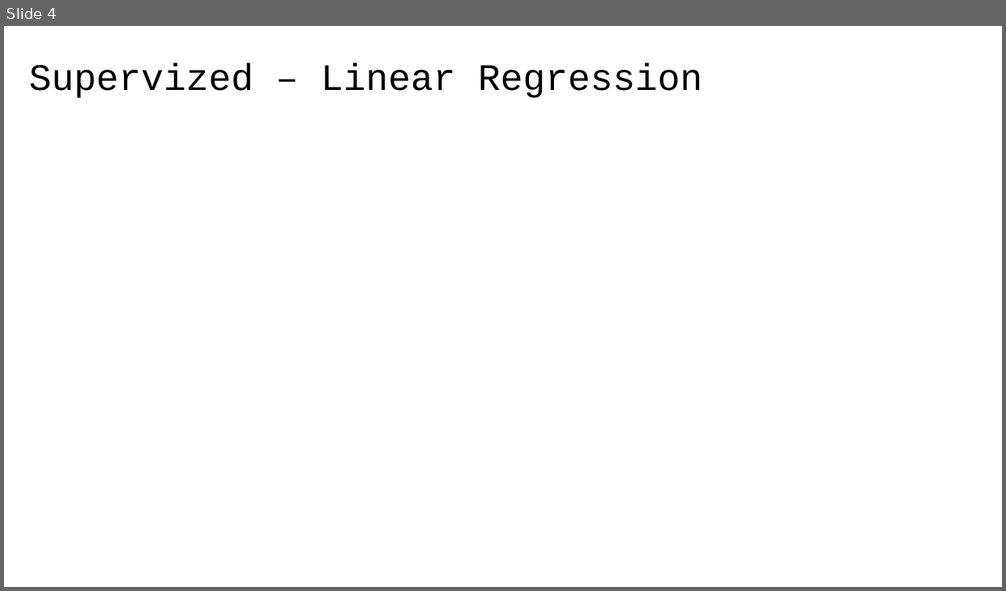
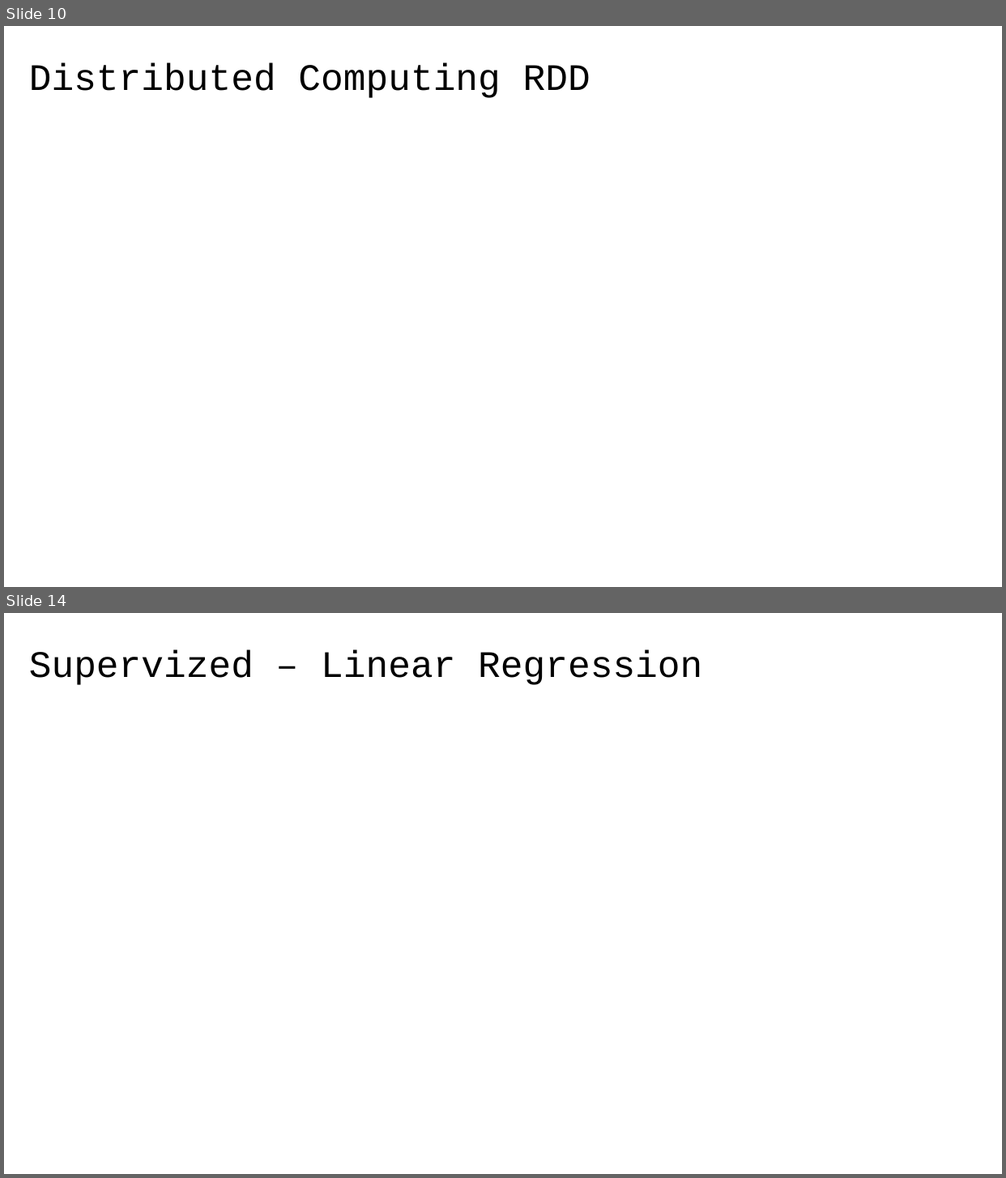
Before and after one commit to 40tude/02_Data-Science_Fullstack_march_2024, a slide deck: 12_assets/course_review_fullstack.pptx. Shown one above the other, each under a label of ours: slide 4 before the commit, slides 10 and 14 after it; the slides between them are not shown. The pictures are 1006x591 and 1006x1178 pixels, drawn with LibreOffice and Linux fonts; fonts in the diff are those of the drawing; grey boxes stand for pictures. Boxes give left, top, right and bottom in pixels: in the first picture for what was removed or moved away, otherwise in the second. Text is boxed around its words. In the diff, an @@ line names an element or a change of style, - is before the commit and + after.

```diff
--- a/12_assets/course_review_fullstack.pptx
+++ b/12_assets/course_review_fullstack.pptx
@@ slide 10 added at [4,26,1002,587], background #FFFFFF @@
@@ title added at [29,63,590,98], 36 pt, text #000000 @@
+Distributed Computing RDD
@@ what was slide 4 is now slide 14 @@
```
Also in this commit, not shown: 9 other slides added, 10 other files.
